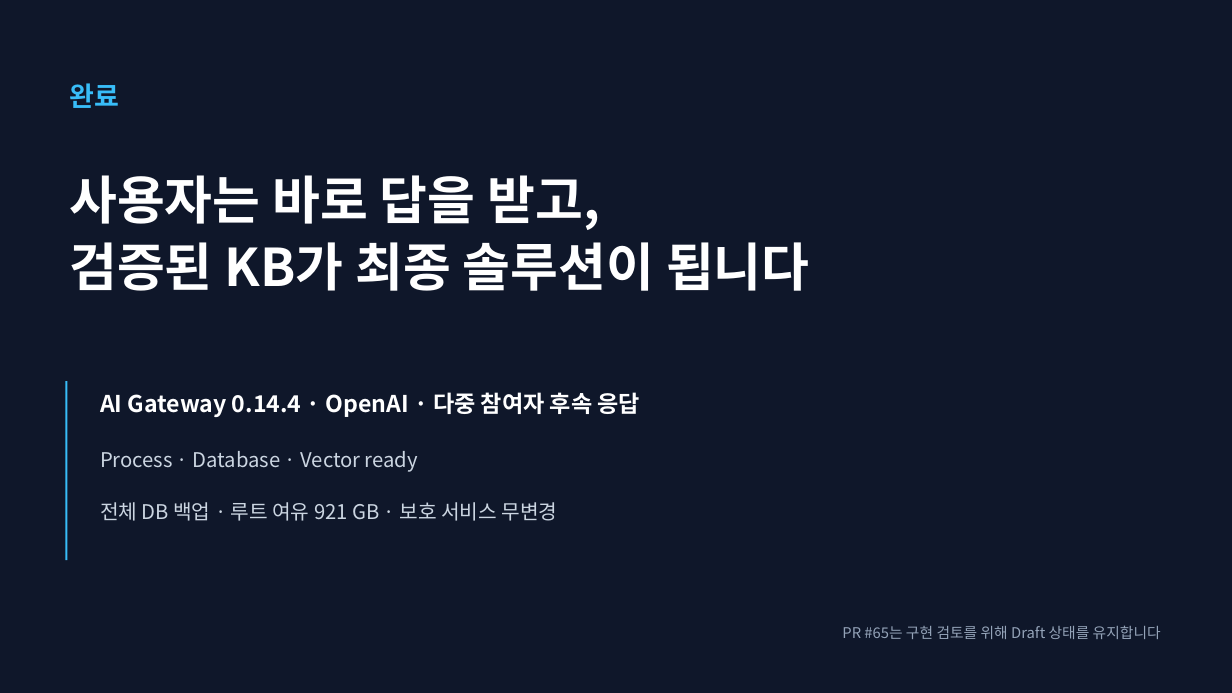
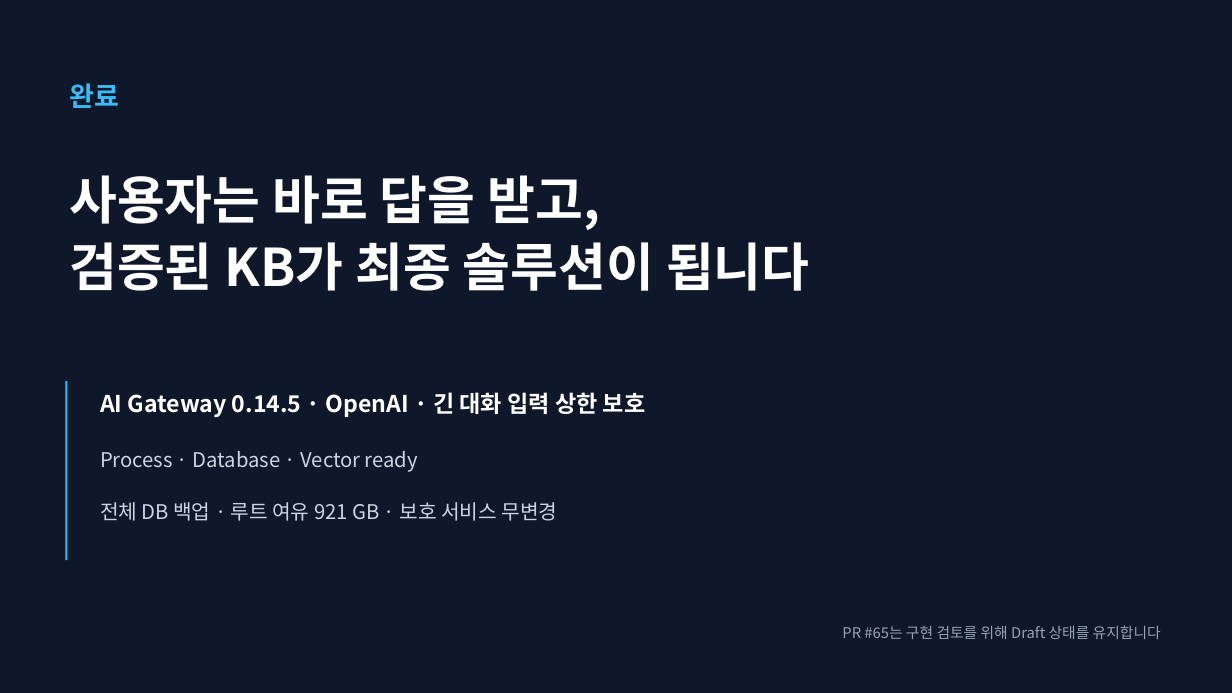
Before and after one commit to dhslove/ablestack-techflow, a slide deck: slide 5 of output/presentation/techflow-community-auto-publish-kb.pptx. Drawn at 1232x693 pixels with LibreOffice and Linux fonts; fonts in the diff are those of the drawing. Boxes give left, top, right and bottom in pixels: in the first picture for what was removed or moved away, otherwise in the second. Text is boxed around its words. In the diff, an @@ line names an element or a change of style, - is before the commit and + after.

Commit message:
fix: Community 긴 대화 입력 오류 복구

```diff
--- a/output/presentation/techflow-community-auto-publish-kb.pptx
+++ b/output/presentation/techflow-community-auto-publish-kb.pptx
@@ text at (100, 392, 646, 417): text changed @@
-AI Gateway 0.14.4 · OpenAI · 다중 참여자 후속 응답
+AI Gateway 0.14.5 · OpenAI · 긴 대화 입력 상한 보호
```
Also in this commit, not shown: 2 other slides changed, 17 other files.
